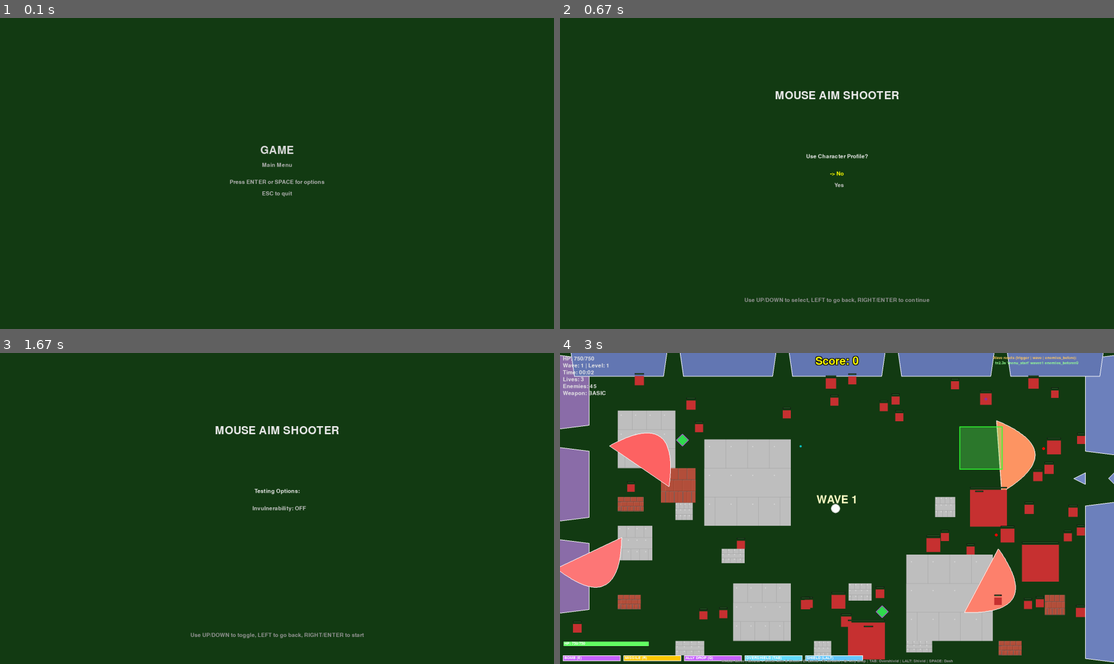
Above: before the commit, frames 1-4 (two rows, left to right).
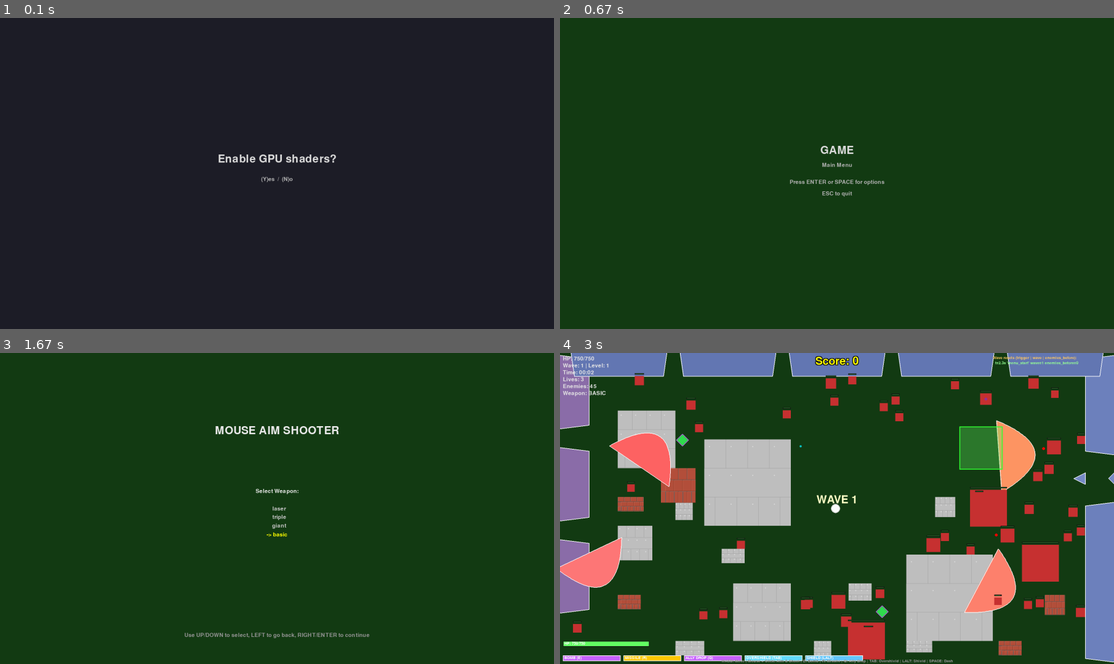
Above: after the commit, the same moments.

Repository: t-b-341/python-project---gpt_cursor-assisted
Game: pygame game, started from game.py
The game is run twice, just before and just after one commit, with the same random seed, the same clock (stepped at 60 frames per second) and the same inputs.
Inputs:
- Up to frame 1 (0.1 s): no input
- Up to frame 2 (0.67 s): tap Enter at 0.33 s
- Up to frame 3 (1.67 s): hold Space 0.67-1.13 s; hold Right 0.67-1.13 s; hold Enter from 1.22 s (still down); hold Right from 1.22 s (still down)
- Up to frame 4 (3 s): release Enter at 1.68 s; release Right at 1.68 s; hold Space 1.77-2.23 s; hold Right 1.77-2.23 s; tap Enter at 2.32 s; click "Wave: 1 | Level: 1" at 2.7 s; hold A from 2.98 s (still down)

The runs differ from the first frame. In frame 1, 100% of the frame differs, in the area x 0-100%, y 0-100%; in frame 2, 1.1%; in frame 3, 0.5%; in frame 4, nothing differs.

Commit message:
gpu again

Diff:
--- a/config/game_config.py
+++ b/config/game_config.py
@@ -62,6 +62,7 @@
     invulnerability_mode: bool = False
     default_weapon_mode: str = "giant"
     debug_draw_overlay: bool = False  # When True, gameplay shows a small debug HUD (wave, enemies, HP, lives).
+    use_shaders: bool = False  # When True, use GPU shaders for rendering (requires moderngl).
     # Audio (used by systems.audio_system)
     sfx_volume: float = 1.0
     music_volume: float = 1.0
--- a/game.py
+++ b/game.py
@@ -371,6 +371,34 @@
     # ----------------------------
     # Initialize high scores database
     init_high_scores_db()
+
+    # Optional GPU shader toggle: ask in-program (do not require moderngl to be installed)
+    try:
+        import moderngl  # noqa: F401
+        moderngl_available = True
+    except ImportError:
+        print("moderngl not available; disabling shader mode.")
+        ctx.config.use_shaders = False
+        moderngl_available = False
+    if moderngl_available:
+        prompt_done = False
+        while not prompt_done:
+            ctx.screen.fill((30, 30, 40))
+            draw_centered_text(ctx.screen, ctx.font, ctx.big_font, ctx.width, "Enable GPU shaders?", ctx.height // 2 - 50, color=(220, 220, 220), use_big=True)
+            draw_centered_text(ctx.screen, ctx.font, ctx.big_font, ctx.width, "(Y)es  /  (N)o", ctx.height // 2 + 20, (180, 180, 180))
+            pygame.display.flip()
+            for e in pygame.event.get():
+                if e.type == pygame.QUIT:
+                    prompt_done = True
+                    ctx.config.use_shaders = False
+                elif e.type == pygame.KEYDOWN:
+                    if e.key in (pygame.K_y, pygame.K_z):
+                        ctx.config.use_shaders = True
+                        prompt_done = True
+                    elif e.key in (pygame.K_n, pygame.K_ESCAPE, pygame.K_RETURN, pygame.K_KP_ENTER, pygame.K_SPACE):
+                        ctx.config.use_shaders = False
+                        prompt_done = True
+    print("Shader mode: ON" if ctx.config.use_shaders else "Shader mode: OFF")
 
     # Fixed-step simulation: deterministic updates, robust to frame spikes
     FPS = 60
